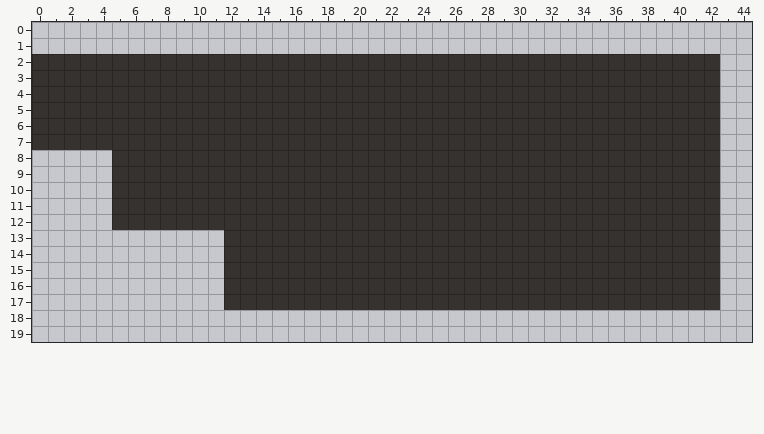
Two versions of a level (Tiled map (JSON), assets/tiled/rooms/computer_dreamer.json). The first picture shows the starting point.
Cells are 24x24 px. Shown: x 0..44, y 0..19.
After:
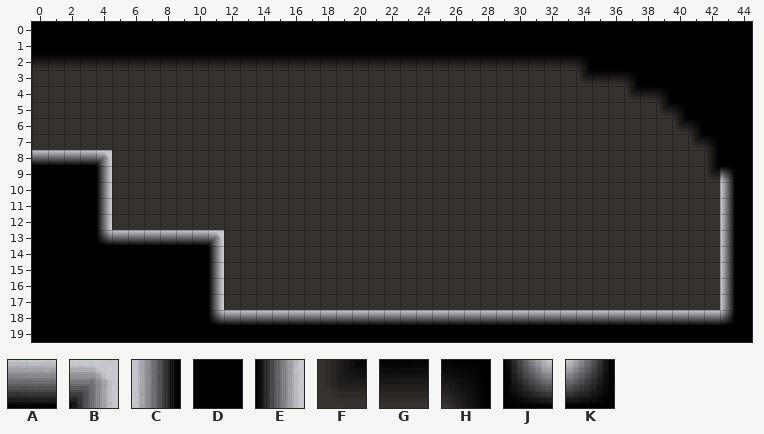
Key: from "other": A 221, B 222, C 264, D 265, E 266, F 308, G 309, H 354, J 440, K 442.
_ is an empty cell.
Tiles of an added or newly shown layer are drawn over the layers below it.
See-through tiles are keyed as they look on the map.
Diff:
Layer "shadow" (added):
The edit adds tile A in row 8 at x 0 to 3; in row 13 at x 5 to 10; in row 18 at x 12 to 42.
The edit adds tile B in row 8 at x 4; in row 13 at x 11.
The edit adds tile C in row 8 at x 42; in rows 10 to 17 at x 43.
The edit adds tile D in rows 0 to 1 at x 0 to 44; in row 2 at x 35 to 44; in row 3 at x 38 to 44; in row 4 at x 40 to 44; in row 5 at x 41 to 44; in row 6 at x 42 to 44.
The edit adds tile D in rows 7 to 8 at x 43 to 44; in rows 9 to 13 at x 0 to 3 and 44; in rows 14 to 18 at x 0 to 10 and 44; in row 19 at x 0 to 44.
The edit adds tile E in rows 9 to 12 at x 4; in rows 14 to 17 at x 11.
The edit adds tile F in row 3 at x 34; in row 4 at x 37; in row 5 at x 39; in row 6 at x 40; in row 7 at x 41; in row 9 at x 42.
The edit adds tile G in row 2 at x 0 to 33; in row 3 at x 35 to 36; in row 4 at x 38.
The edit adds tile H in row 2 at x 34; in row 3 at x 37; in row 4 at x 39; in row 5 at x 40; in row 6 at x 41; in row 7 at x 42.
The edit adds tile H in row 9 at x 43.
The edit adds tile J in row 13 at x 4; in row 18 at x 11.
The edit adds tile K in row 18 at x 43.
Where, in picture pixels (left, top, right, bottom), the same in both pictures:
added: (32, 22, 752, 342)
